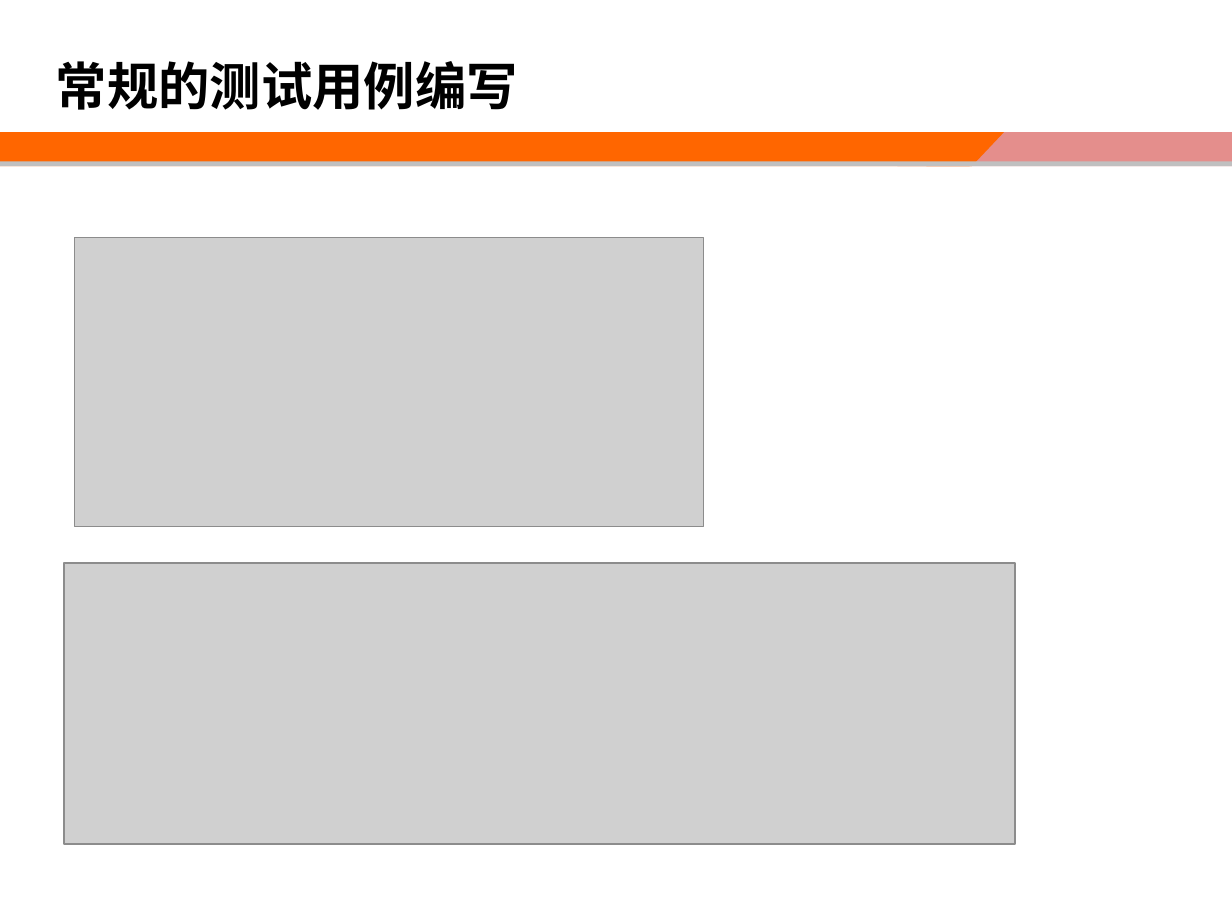
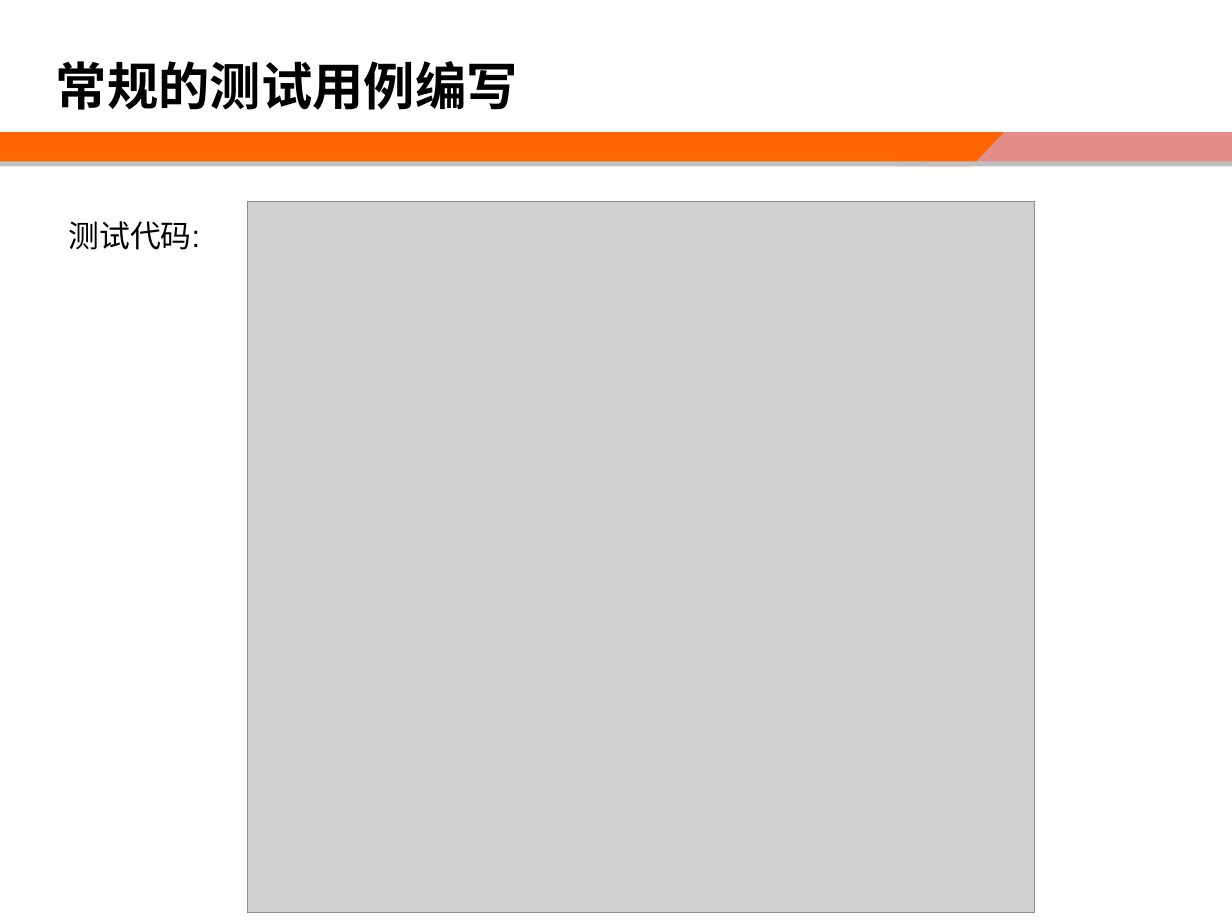
Before and after one commit to zhaosw/doc, a slide deck: slide 26 of 单元测试教程.ppt (slide 24 before the commit). Drawn at 1232x924 pixels with LibreOffice and Linux fonts; fonts in the diff are those of the drawing; grey boxes stand for pictures; background and template pictures are left out. Boxes give left, top, right and bottom in pixels: in the first picture for what was removed or moved away, otherwise in the second. Text is boxed around its words. In the diff, an @@ line names an element or a change of style, - is before the commit and + after.

```diff
--- a/单元测试教程.ppt
+++ b/单元测试教程.ppt
@@ picture: place and size @@
-picture at <box>64,563,1015,844</box>
+picture at <box>248,201,1035,913</box>
@@ text added at <box>69,221,201,250</box>, 18 pt, text #000000 @@
+测试代码:
@@ picture removed at <box>75,238,703,526</box> @@
```
Also in this commit, not shown: 6 other slides changed, 12 slides added, 2 slides removed.
